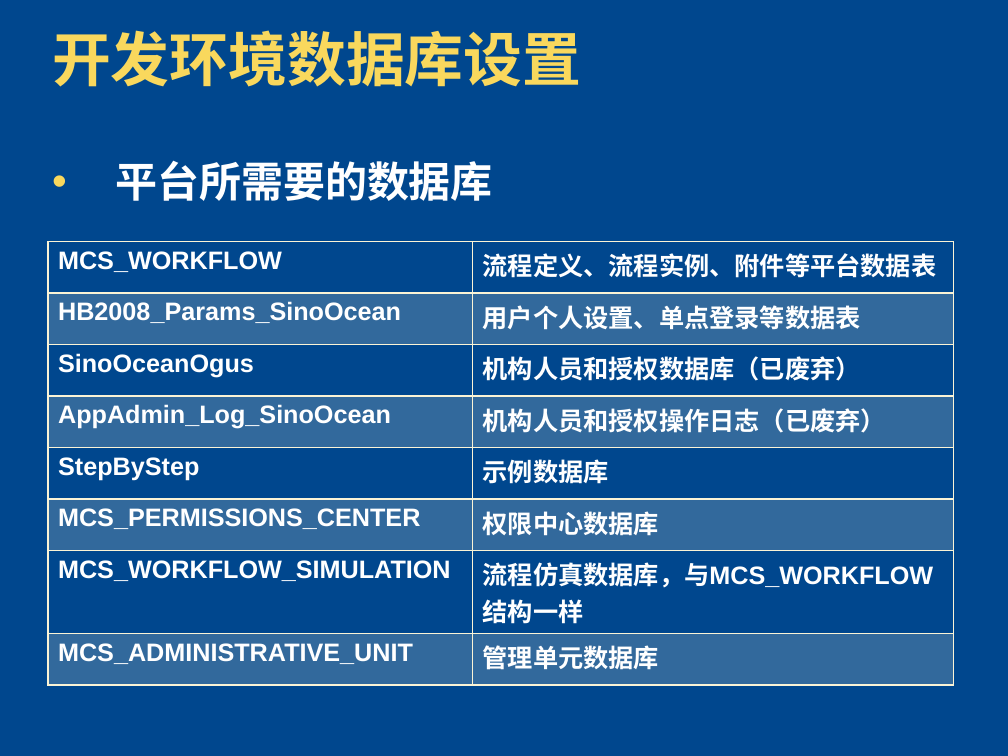
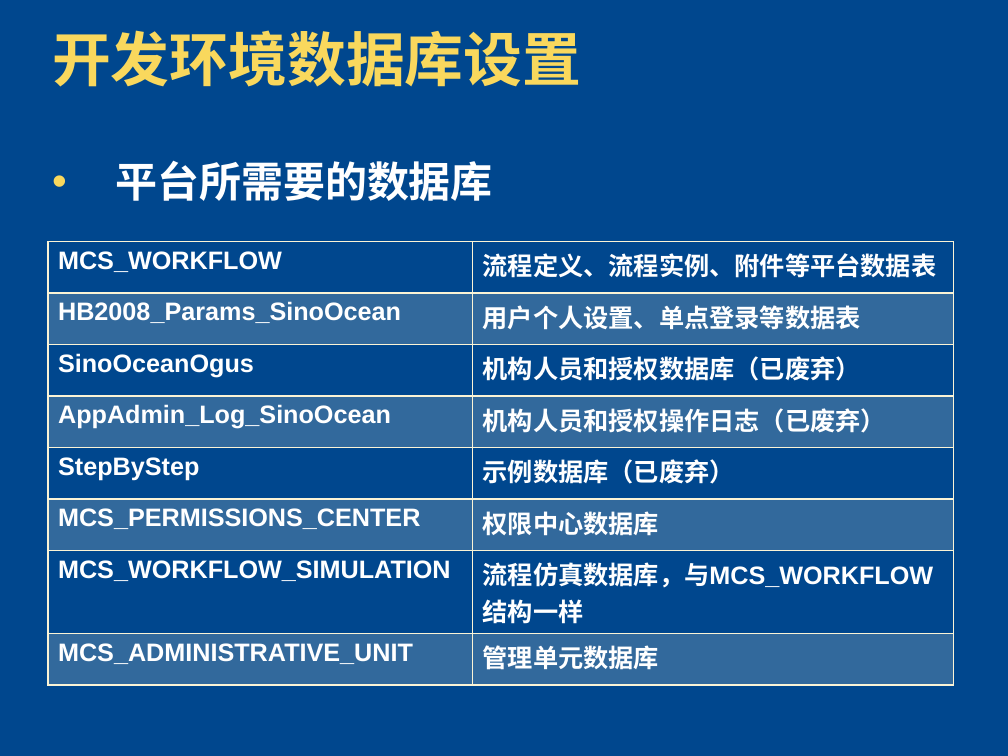
Before and after one commit to zhshen/AK47Documents, a slide deck: slide 14 of 平台开发培训/01-MCS.Framework Dev-Environment.pptx (slide 11 before the commit). Drawn at 1008x756 pixels with LibreOffice and Linux fonts; fonts in the diff are those of the drawing; background and template pictures are left out. Boxes give left, top, right and bottom in pixels: in the first picture for what was removed or moved away, otherwise in the second. Text is boxed around its words. In the diff, an @@ line names an element or a change of style, - is before the commit and + after.

Commit message:
调整配置文档的一些示例。按照最新的版本来配置。

```diff
--- a/平台开发培训/01-MCS.Framework Dev-Environment.pptx
+++ b/平台开发培训/01-MCS.Framework Dev-Environment.pptx
@@ table at bbox=[48, 242, 954, 674] @@
-row 5, column 2: 示例数据库
+row 5, column 2: 示例数据库（已废弃）
```
Also in this commit, not shown: 8 other slides changed, 8 slides added.
